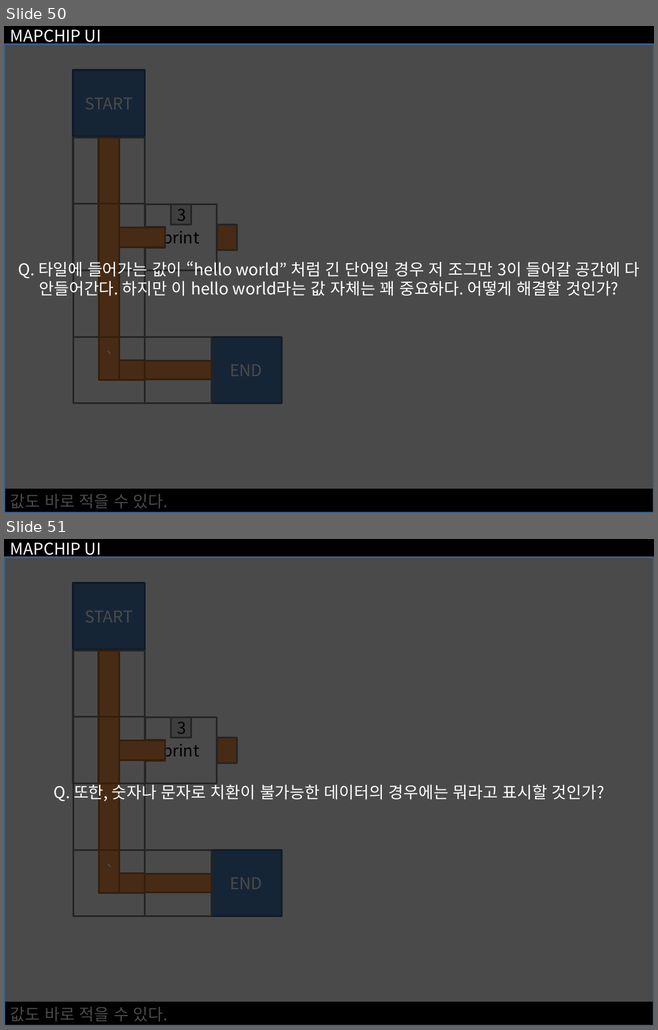
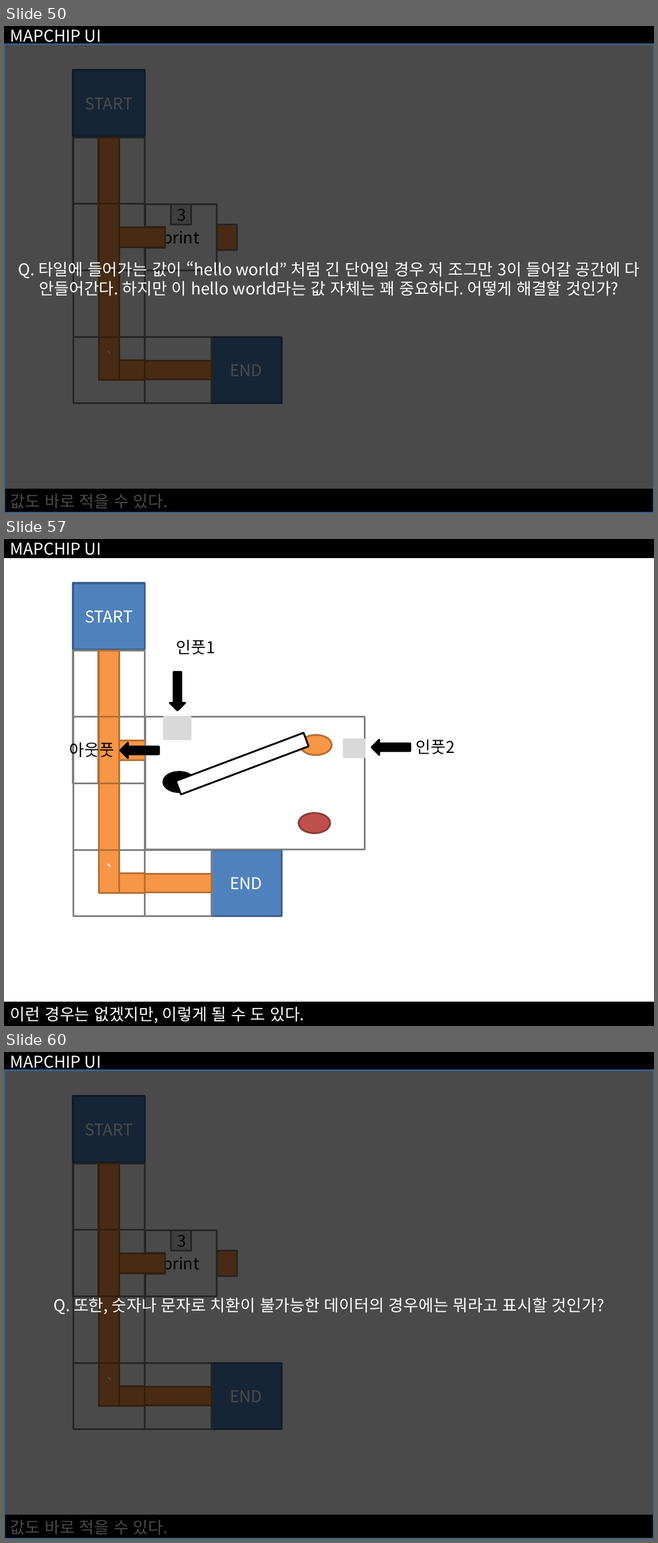
Before and after one commit to namulang/namu, a slide deck: Resources/Documents/UX Design/MAPCHIP UI Ideation.pptx. Shown one above the other, each under a label of ours: slides 50 and 51 before the commit, slides 50, 57 and 60 after it; the slides between them are not shown. The pictures are 658x1030 and 658x1543 pixels, drawn with LibreOffice and Linux fonts; fonts in the diff are those of the drawing. Boxes give left, top, right and bottom in pixels: in the first picture for what was removed or moved away, otherwise in the second. Text is boxed around its words. In the diff, an @@ line names an element or a change of style, - is before the commit and + after.

```diff
--- a/Resources/Documents/UX Design/MAPCHIP UI Ideation.pptx
+++ b/Resources/Documents/UX Design/MAPCHIP UI Ideation.pptx
@@ slide 57 added at box(4, 539, 654, 1026), background #FFFFFF @@
@@ rectangle added at box(4, 539, 654, 558), fill #000000, outline #000000 2 pt, 18 pt, text #FFFFFF @@
+MAPCHIP UI
@@ rectangle added at box(73, 583, 144, 649), fill #4F81BD, outline #3A5F8C 2 pt, 18 pt, text #FFFFFF @@
+START
@@ text added at box(176, 640, 215, 654), 18 pt, text #000000 @@
+인풋1
@@ rectangle added at box(73, 651, 144, 717), fill #FFFFFF, outline #808080 2 pt @@
@@ rectangle added at box(99, 651, 119, 717), fill #F79646, outline #B76F34 2 pt @@
@@ right arrow added at box(170, 672, 185, 711), fill #000000, outline #000000 2 pt @@
@@ rectangle added at box(73, 717, 144, 783), fill #FFFFFF, outline #808080 2 pt @@
@@ rectangle added at box(99, 717, 119, 783), fill #F79646, outline #B76F34 2 pt @@
@@ text added at box(70, 740, 114, 761), 18 pt, text #000000 @@
+아웃풋
@@ rectangle added at box(119, 740, 145, 761), fill #F79646, outline #B76F34 2 pt @@
@@ right arrow added at box(120, 743, 159, 759), fill #000000, outline #000000 2 pt @@
@@ group added at box(145, 716, 365, 849): 4 rectangles, 3 ellipses @@
@@ right arrow added at box(372, 740, 411, 755), fill #000000, outline #000000 2 pt @@
@@ text added at box(416, 740, 455, 754), 18 pt, text #000000 @@
+인풋2
@@ rectangle added at box(73, 783, 144, 849), fill #FFFFFF, outline #808080 2 pt @@
@@ rectangle added at box(99, 783, 119, 849), fill #F79646, outline #B76F34 2 pt @@
@@ rectangle added at box(73, 850, 144, 917), fill #FFFFFF, outline #808080 2 pt @@
@@ rectangle added at box(99, 850, 119, 893), fill #F79646, outline #B76F34 2 pt, 18 pt, text #FFFFFF @@
+`
@@ rectangle added at box(145, 850, 211, 917), fill #FFFFFF, outline #808080 2 pt @@
@@ rectangle added at box(210, 850, 281, 917), fill #4F81BD, outline #3A5F8C 2 pt, 18 pt, text #FFFFFF @@
+END
@@ rectangle added at box(119, 874, 144, 894), fill #F79646, outline #B76F34 2 pt @@
@@ rectangle added at box(144, 874, 211, 893), fill #F79646, outline #B76F34 2 pt @@
@@ rectangle added at box(4, 1003, 654, 1026), fill #000000, outline #000000 2 pt, 18 pt, text #FFFFFF @@
+이런 경우는 없겠지만, 이렇게 될 수 도 있다.
@@ what was slide 51 is now slide 60 @@
```
Also in this commit, not shown: 8 other slides added.
